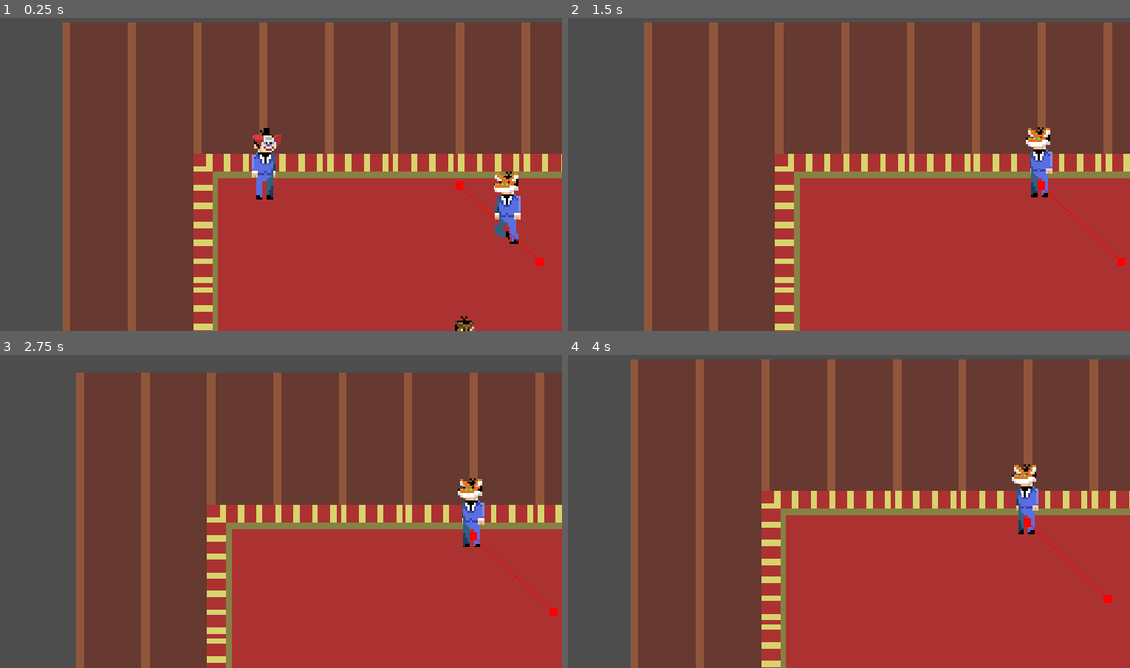
Above: before the commit, frames 1-4 (two rows, left to right).
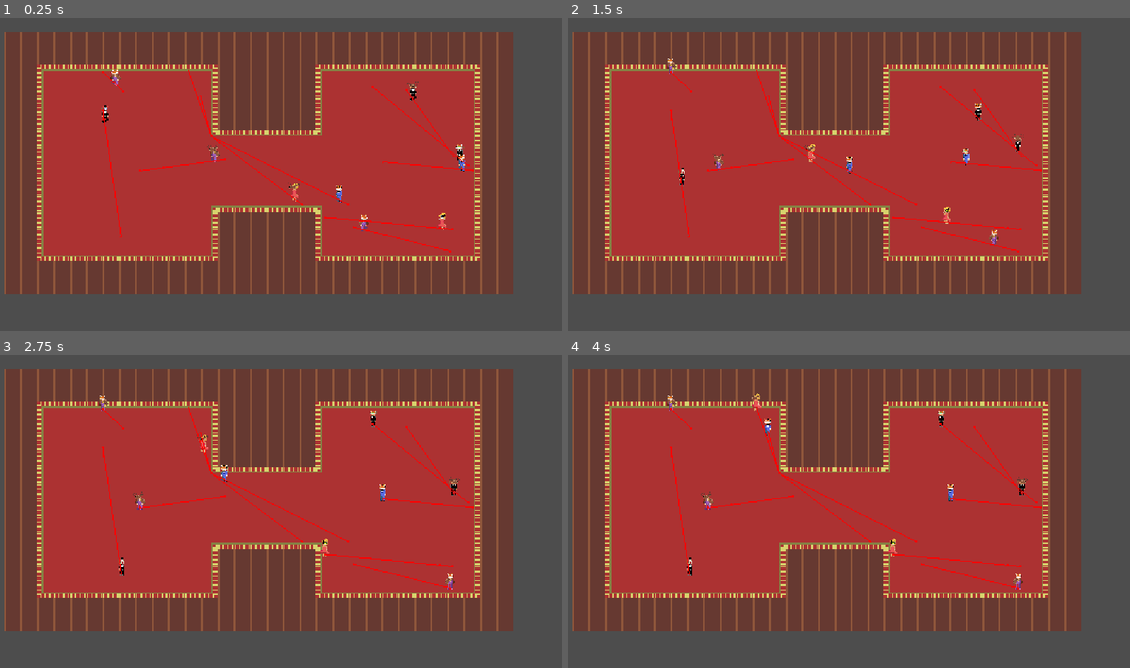
Above: after the commit, the same moments.

Repository: amelecanape/ippgamejam
Game: Godot game, scene res://scenes/round.tscn
Two runs of this game, one before a commit and one after it. Both use one fixed random seed, a clock stepped at 60 frames per second and the inputs below. This scene is started directly instead of the project's main scene.
Inputs:
- Up to frame 1 (0.25 s): no input
- Up to frame 2 (1.5 s): tap Q (use_mask_ability) at 0.6 s; tap A (character_move_neg_x) at 1.35 s
- Up to frame 3 (2.75 s): tap Q (use_mask_ability) at 1.55, 2.3 s; tap W (character_move_neg_y) at 2.1 s
- Up to frame 4 (4 s): tap D (character_move_pos_x) at 2.85 s; tap Q (use_mask_ability) at 3.05, 3.8 s; tap S (character_move_pos_y) at 3.6 s

The runs differ from the first frame. In frame 1, 73% of the frame differs, in the area x 0-100%, y 1-100%; in frame 2, 73%; in frame 3, 73%; in frame 4, 73%.

Commit message:
implemented better networking

Diff:
--- a/scenes/masked_character.tscn
+++ b/scenes/masked_character.tscn
@@ -7,6 +7,12 @@
 size = Vector2(12, 6)
 
 [sub_resource type="SceneReplicationConfig" id="SceneReplicationConfig_ddrle"]
+properties/0/path = NodePath(".:mov_input")
+properties/0/spawn = true
+properties/0/replication_mode = 1
+properties/1/path = NodePath(".:position")
+properties/1/spawn = true
+properties/1/replication_mode = 1
 
 [node name="MaskedCharacter" type="CharacterBody2D" unique_id=296287983]
 collision_layer = 2
--- a/scenes/player_character.tscn
+++ b/scenes/player_character.tscn
@@ -6,11 +6,17 @@
 [node name="PlayerCharacter" unique_id=296287983 instance=ExtResource("1_56udc")]
 script = ExtResource("2_6r27q")
 lock_movement = false
+player = 0
 
 [node name="CharacterSprite" parent="." index="0" unique_id=1673587675]
 y_sort_enabled = false
 animation = &"walk"
 
+[node name="MultiplayerSynchronizer" parent="." index="3" unique_id=1267493538]
+unique_name_in_owner = true
+
 [node name="Camera2D" type="Camera2D" parent="." index="4" unique_id=973537223]
+unique_name_in_owner = true
 offset = Vector2(2, -12)
+enabled = false
 zoom = Vector2(4, 4)
--- a/scenes/round.tscn
+++ b/scenes/round.tscn
@@ -2,7 +2,6 @@
 
 [ext_resource type="Texture2D" uid="uid://beo8w7gbcvrjf" path="res://assets/mansion/tileset.png" id="1_b0ldg"]
 [ext_resource type="Script" uid="uid://iog776uom8nl" path="res://scripts/game.gd" id="1_vtaks"]
-[ext_resource type="Script" uid="uid://dkdoc80naeco4" path="res://scripts/npc_spawner.gd" id="2_yqjtg"]
 [ext_resource type="PackedScene" uid="uid://p4t01rmimlig" path="res://scenes/npc_character.tscn" id="3_lnu2h"]
 [ext_resource type="SpriteFrames" uid="uid://ch2waandkedv4" path="res://resources/sprite_frames/mob_boss.tres" id="3_u5sy4"]
 [ext_resource type="SpriteFrames" uid="uid://y08gke151q38" path="res://resources/sprite_frames/blue_suit.tres" id="4_gee14"]
@@ -18,6 +17,7 @@
 [ext_resource type="PackedScene" uid="uid://hdrftrspe301" path="res://scenes/mask/rabbit_mask.tscn" id="12_64kk8"]
 [ext_resource type="PackedScene" uid="uid://ckn8trj0hewsk" path="res://scenes/mask/troll_mask.tscn" id="13_o6psv"]
 [ext_resource type="PackedScene" uid="uid://cl2e22x15c8lq" path="res://scenes/mask/wolf_mask.tscn" id="14_p7exr"]
+[ext_resource type="Script" uid="uid://okem3v4rp2nv" path="res://scripts/masked_character_spawner.gd" id="15_41cje"]
 
 [sub_resource type="NavigationPolygon" id="NavigationPolygon_lnu2h"]
 vertices = PackedVector2Array(684, 268, 684, 140, 980, 140, 980, 500, 684, 500, 684, 404, 468, 268, 468, 404, 140, 140, 468, 500, 140, 500, 468, 140)
@@ -79,6 +79,16 @@
 player_sprite_frames = Array[SpriteFrames]([ExtResource("6_vtaks"), ExtResource("5_0tnpc"), ExtResource("4_gee14"), ExtResource("3_u5sy4")])
 masks_scenes = Array[PackedScene]([ExtResource("7_hnppa"), ExtResource("8_41cje"), ExtResource("9_h7eg2"), ExtResource("4_lbhrr"), ExtResource("11_ejohc"), ExtResource("12_64kk8"), ExtResource("13_o6psv"), ExtResource("14_p7exr")])
 
+[node name="MaskedCharacterSpawner" type="MultiplayerSpawner" parent="." unique_id=374073348 node_paths=PackedStringArray("nav_region")]
+unique_name_in_owner = true
+spawn_path = NodePath("../ySorted")
+script = ExtResource("15_41cje")
+nav_region = NodePath("../NavigationRegion2D")
+npc_scene = ExtResource("3_lnu2h")
+player_scene = ExtResource("9_0tnpc")
+skins_sprite_frames = Array[SpriteFrames]([ExtResource("6_vtaks"), ExtResource("4_gee14"), ExtResource("3_u5sy4"), ExtResource("5_0tnpc")])
+masks_scenes = Array[PackedScene]([ExtResource("7_hnppa"), ExtResource("8_41cje"), ExtResource("9_h7eg2"), ExtResource("4_lbhrr"), ExtResource("11_ejohc"), ExtResource("12_64kk8"), ExtResource("13_o6psv"), ExtResource("14_p7exr")])
+
 [node name="NavigationRegion2D" type="NavigationRegion2D" parent="." unique_id=142268143]
 unique_name_in_owner = true
 navigation_polygon = SubResource("NavigationPolygon_lnu2h")
@@ -90,15 +100,6 @@
 [node name="ySorted" type="Node2D" parent="." unique_id=1020136872]
 unique_name_in_owner = true
 y_sort_enabled = true
-
-[node name="NPCSpawner" type="Node2D" parent="ySorted" unique_id=1324171470 node_paths=PackedStringArray("nav_region")]
-script = ExtResource("2_yqjtg")
-nav_region = NodePath("../../NavigationRegion2D")
-navigation_layer = 1
-npc_scene = ExtResource("3_lnu2h")
-npc_sprite_frames = Array[SpriteFrames]([ExtResource("3_u5sy4"), ExtResource("4_gee14"), ExtResource("5_0tnpc"), ExtResource("6_vtaks")])
-masks_scenes = Array[PackedScene]([ExtResource("7_hnppa"), ExtResource("8_41cje"), ExtResource("9_h7eg2"), ExtResource("4_lbhrr"), ExtResource("11_ejohc"), ExtResource("12_64kk8"), ExtResource("13_o6psv"), ExtResource("14_p7exr")])
-metadata/_custom_type_script = "uid://dkdoc80naeco4"
 
 [node name="HUD" type="CanvasLayer" parent="." unique_id=1036752382]
 
--- a/scripts/game.gd
+++ b/scripts/game.gd
@@ -9,37 +9,47 @@
 @export var player_sprite_frames : Array[SpriteFrames]
 @export var masks_scenes : Array[PackedScene]
 
-var player : PlayerControl
 @onready var spotlight : PanelContainer = $%SpotlightPanel
 const INITIAL_SPOTLIGHT_RADIUS : float = 0.15
 
+@export var amount_of_npcs : int = 10
+@onready var masked_spawner : MaskedCharacterSpawner = $%MaskedCharacterSpawner
+
 func _ready():
 	assert(nav_region, "Node needs to have a NavigationRegion2D!")
-	NavigationServer2D.map_changed.connect(func(map: RID): spawn_player())
+	NavigationServer2D.map_changed.connect(func(_map: RID): spawn_characters())
 	spotlight.visible = true
 	spotlight.material.set_shader_parameter("radius", INITIAL_SPOTLIGHT_RADIUS)
 
+@rpc("call_local")
 func start_game():
 	round_start.emit()
-	player.lock_movement = false
 	spotlight.visible = false
 
 var has_spawned : bool = false
 
-func spawn_player() -> void:
+func _get_random_spawn() -> Vector2:
+	return NavigationServer2D.region_get_random_point(nav_region.get_rid(), 1, false)
+
+func _get_random_skin_index() -> int:
+	return randi_range(0, masked_spawner.skins_sprite_frames.size() - 1)
+
+func _get_random_mask_index() -> int:
+	return randi_range(0, masked_spawner.skins_sprite_frames.size() - 1)
+
+func spawn_characters() -> void:
+	if not multiplayer.is_server():
+		return
 	if has_spawned:
 		return
-	print("spawning player!")
 	has_spawned = true
-	var spawn_point : Vector2 = NavigationServer2D.region_get_random_point(nav_region.get_rid(), 1, false)
-	var skin_index : int = randi_range(0, player_sprite_frames.size() - 1)
-	var mask_index : int = randi_range(0, masks_scenes.size() - 1)
-	player = player_scene.instantiate() as PlayerControl
-	player.character_frames = player_sprite_frames[skin_index]
-	y_sorted.add_child(player)
-	player.global_position = spawn_point
-	player.set_mask(masks_scenes[mask_index].instantiate() as Mask)
-	player.lock_movement = true
-	start_game()
-	### Telling the player we loaded into the scene
-	#Lobby.player_loaded.rpc_id(1)
+	for i in range(amount_of_npcs):
+		masked_spawner.spawn({"spawn_point": _get_random_spawn(),\
+							  "skin_index":  _get_random_skin_index(),\
+							  "mask_index":  _get_random_mask_index()})
+	for id in Lobby.connected_players:
+		masked_spawner.spawn({"spawn_point": _get_random_spawn(),\
+							  "skin_index":  _get_random_skin_index(),\
+							  "mask_index":  _get_random_mask_index(),\
+							  "player": id})
+	start_game.rpc()
--- a/scripts/masked_character.gd
+++ b/scripts/masked_character.gd
@@ -1,7 +1,7 @@
 class_name MaskedCharacter extends CharacterBody2D
 
 @export var movement_speed: float = 250
-var mov_input : Vector2 = Vector2.ZERO
+@export var mov_input : Vector2 = Vector2.ZERO
 var impulse : Vector2 = Vector2.ZERO
 
 @export var character_frames : SpriteFrames
@@ -26,7 +26,7 @@
 		mask.queue_free()
 	mask = new_mask
 	mask.masked_character = self
-	mask_slot.add_child(mask)
+	$%MaskSlot.add_child(mask)
 	mask.position = Vector2.ZERO
 
 func _process(_delta: float) -> void:
--- /dev/null
+++ b/scripts/masked_character_spawner.gd
@@ -0,0 +1,33 @@
+class_name MaskedCharacterSpawner extends MultiplayerSpawner
+
+@export var nav_region : NavigationRegion2D
+
+@export var npc_scene : PackedScene
+@export var player_scene : PackedScene
+
+@export var skins_sprite_frames : Array[SpriteFrames]
+@export var masks_scenes : Array[PackedScene]
+
+func _ready() -> void:
+	spawn_function = _spawn_masked
+
+func _spawn_masked(data : Dictionary) -> MaskedCharacter:
+	var masked : MaskedCharacter
+	if data.has("player"):
+		var player : PlayerControl = player_scene.instantiate() as PlayerControl
+		player.player = data["player"]
+		masked = player
+	else:
+		var npc : NPCControl = npc_scene.instantiate() as NPCControl
+		npc.navigation_region = nav_region
+		masked = npc
+	return _configure_masked(data, masked)
+
+func _configure_masked(data, masked : MaskedCharacter) -> MaskedCharacter:
+	var spawn_point : Vector2 = data["spawn_point"]
+	var skin_index : int = data["skin_index"]
+	var mask_index : int = data["mask_index"]
+	masked.character_frames = skins_sprite_frames[skin_index]
+	masked.global_position = spawn_point
+	masked.set_mask(masks_scenes[mask_index].instantiate() as Mask)
+	return masked
--- a/scripts/npc_control.gd
+++ b/scripts/npc_control.gd
@@ -14,14 +14,17 @@
 	navigation_agent.target_reached.connect(_on_target_reached)
 
 func _process(delta: float) -> void:
-	if waiting_for_next_target:
+	super._process(delta)
+	if not multiplayer.is_server():
+		return
+	if waiting_for_next_target and navigation_region:
 		if find_new_target_delay_cnt <= 0:
 			set_movement_target(NavigationServer2D.region_get_random_point(navigation_region.get_rid(), 1, false))
 			waiting_for_next_target = false
 		else:
 			find_new_target_delay_cnt = find_new_target_delay_cnt - delta\
 										 if find_new_target_delay_cnt > 0 else 0.0
-	super._process(delta)
+
 
 func _on_target_reached() -> void:
 	waiting_for_next_target = true
@@ -33,6 +36,8 @@
 
 func _physics_process(_delta: float) -> void:
 	super._physics_process(_delta)
+	if not multiplayer.is_server():
+		return
 	mov_input = Vector2.ZERO
 	if navigation_agent.is_navigation_finished():
 		return
--- a/scripts/npc_spawner.gd
+++ b/scripts/npc_spawner.gd
@@ -11,6 +11,8 @@
 var has_spawned : bool = false
 
 func _ready() -> void:
+	if not multiplayer.is_server():
+		return
 	assert(nav_region, "Node needs to have a NavigationRegion2D!")
 	NavigationServer2D.map_changed.connect(func(map: RID): spawn_npcs())
 
@@ -26,6 +28,6 @@
 		var npc : NPCControl = npc_scene.instantiate() as NPCControl
 		npc.character_frames = npc_sprite_frames[npc_index]
 		npc.navigation_region = nav_region
-		get_parent().add_child(npc)
+		get_parent().add_child(npc, true)
 		npc.global_position = spawn_point
 		npc.set_mask(masks_scenes[mask_index].instantiate() as Mask)
--- a/scripts/player_control.gd
+++ b/scripts/player_control.gd
@@ -2,16 +2,30 @@
 
 @export var lock_movement : bool = false
 
+@export var player : int
+
+func _ready() -> void:
+	super._ready()
+	$Camera2D.enabled = player == multiplayer.get_unique_id()
+
+func _enter_tree() -> void:
+	$MultiplayerSynchronizer.set_multiplayer_authority(player)
+
 func _process(_delta: float) -> void:
 	super._process(_delta)
-	if lock_movement:
+	if lock_movement or player != multiplayer.get_unique_id():
 		return
 	if Input.is_action_just_pressed("use_mask_ability") and mask:
+		_use_mask_ability.rpc()
+
+@rpc("any_peer", "call_local")
+func _use_mask_ability() -> void:
 		mask.use_ability()
+
 
 func _physics_process(_delta: float) -> void:
 	mov_input = Input.get_vector("character_move_neg_x","character_move_pos_x",\
 											   "character_move_neg_y","character_move_pos_y")
-	if lock_movement:
+	if lock_movement or player != multiplayer.get_unique_id():
 		mov_input = Vector2.ZERO
 	super._physics_process(_delta)
Not shown, added: scripts/masked_character_spawner.gd.uid
